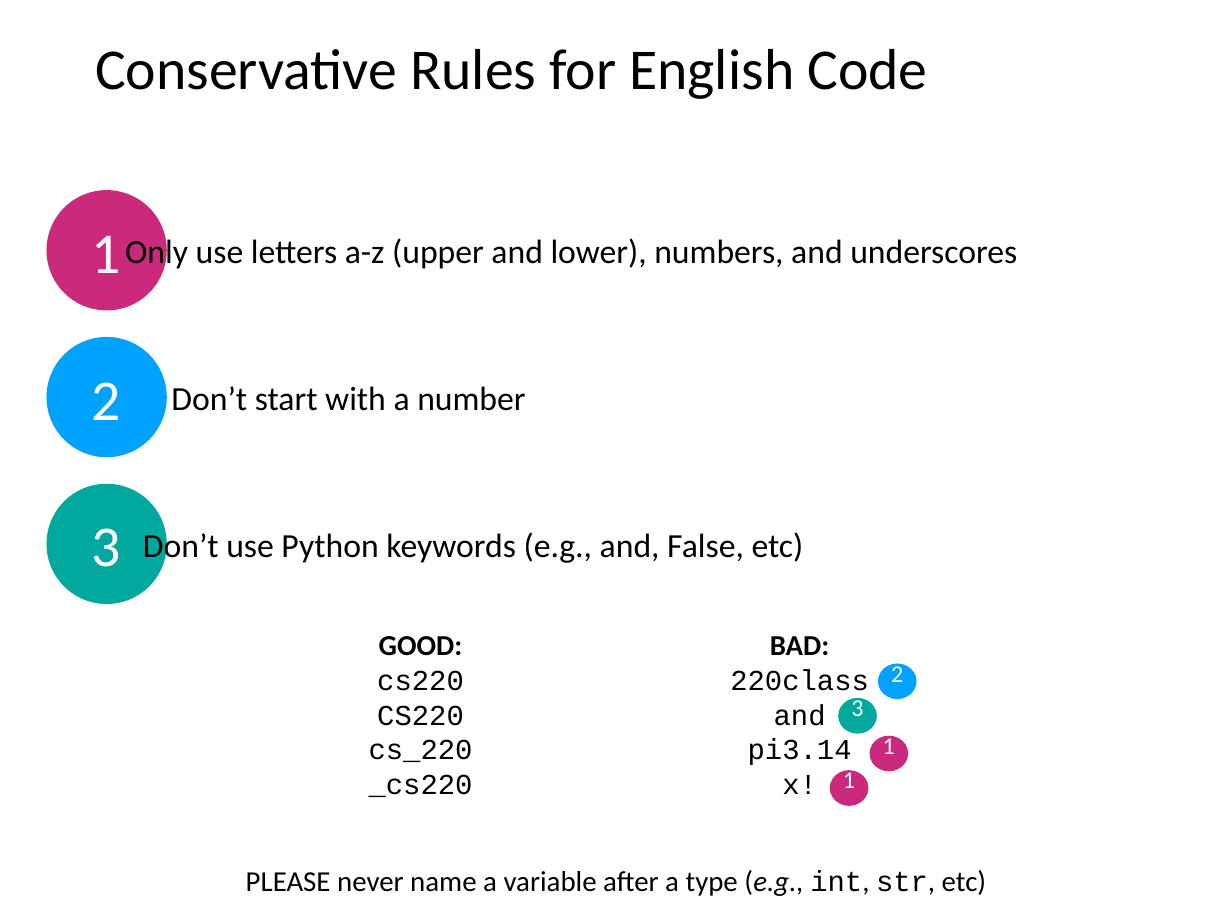
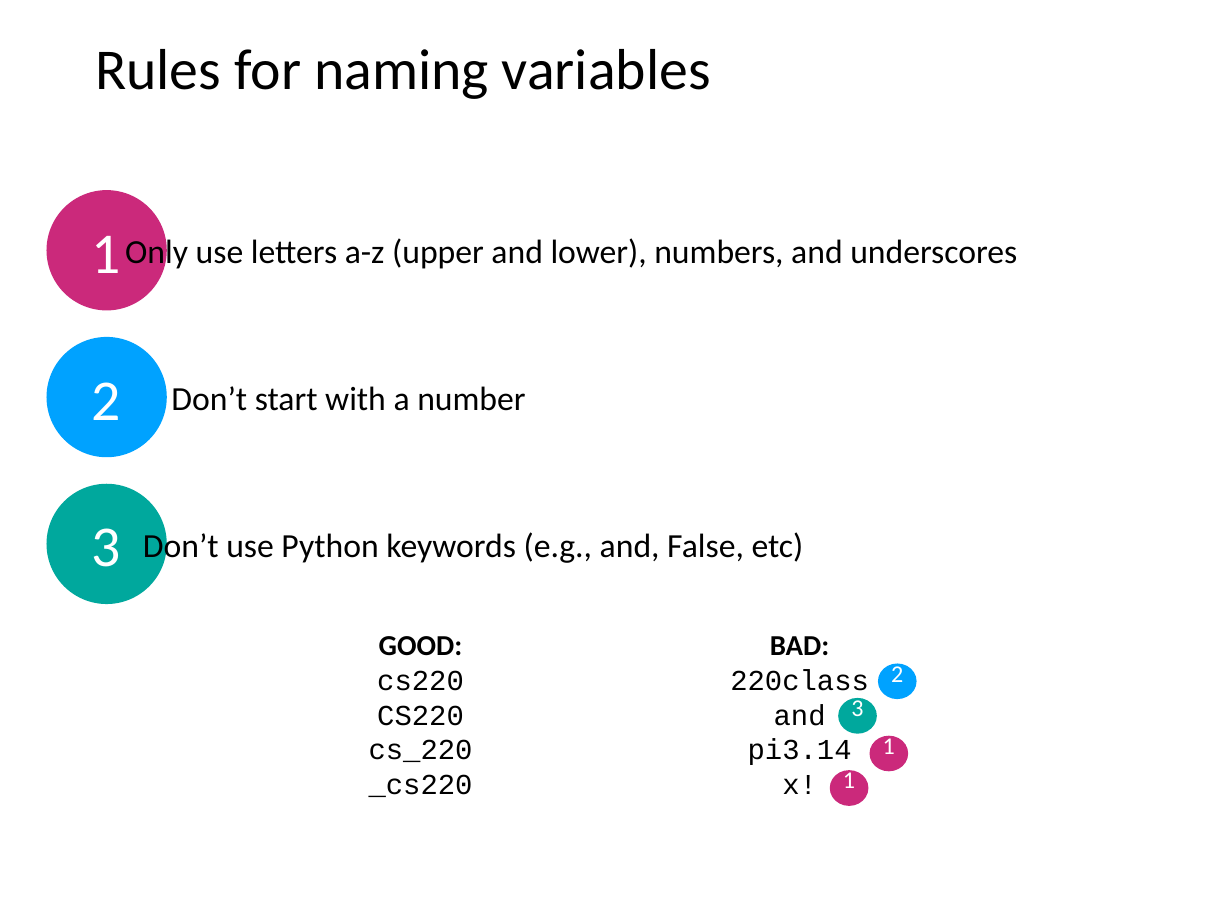
Before and after one commit to tylerharter/caraza-harter-com, a slide deck: slide 52 of tyler/meena/cs220/s22/materials/lecture_ppts/lec_04_S22.ppt (slide 51 before the commit). Drawn at 1232x924 pixels with LibreOffice and Linux fonts; fonts in the diff are those of the drawing. Boxes give left, top, right and bottom in pixels: in the first picture for what was removed or moved away, otherwise in the second. Text is boxed around its words. In the diff, an @@ line names an element or a change of style, - is before the commit and + after.

```diff
--- a/tyler/meena/cs220/s22/materials/lecture_ppts/lec_04_S22.ppt
+++ b/tyler/meena/cs220/s22/materials/lecture_ppts/lec_04_S22.ppt
@@ title at [95,49,711,99]: text changed @@
-Conservative Rules for English Code
+Rules for naming variables
@@ text removed at [246,870,986,896] @@
-PLEASE never name a variable after a type (e.g., int, str, etc)
```
Also in this commit, not shown: 5 other slides changed, 2 slides added, 1 other file.
